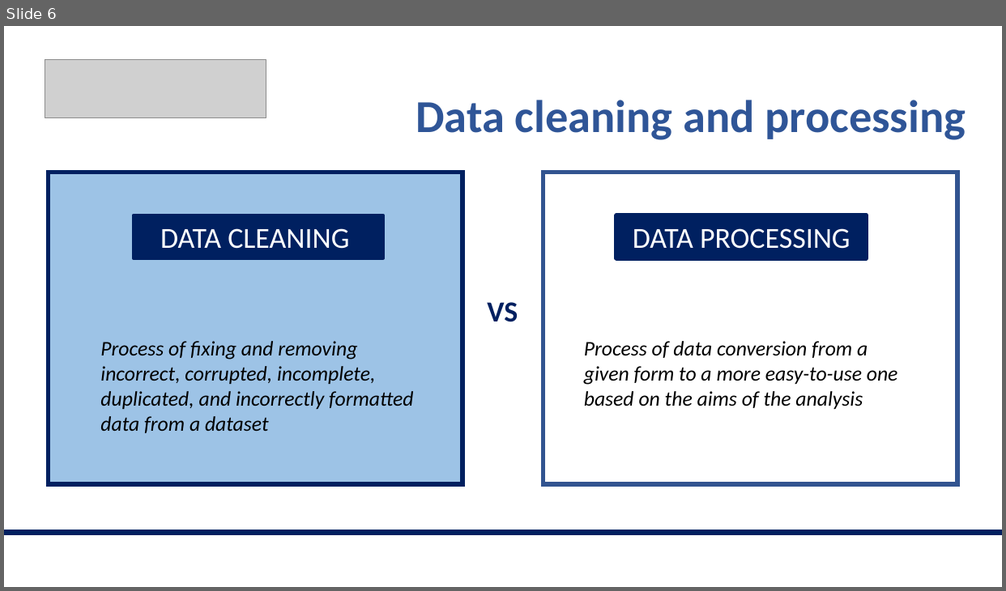
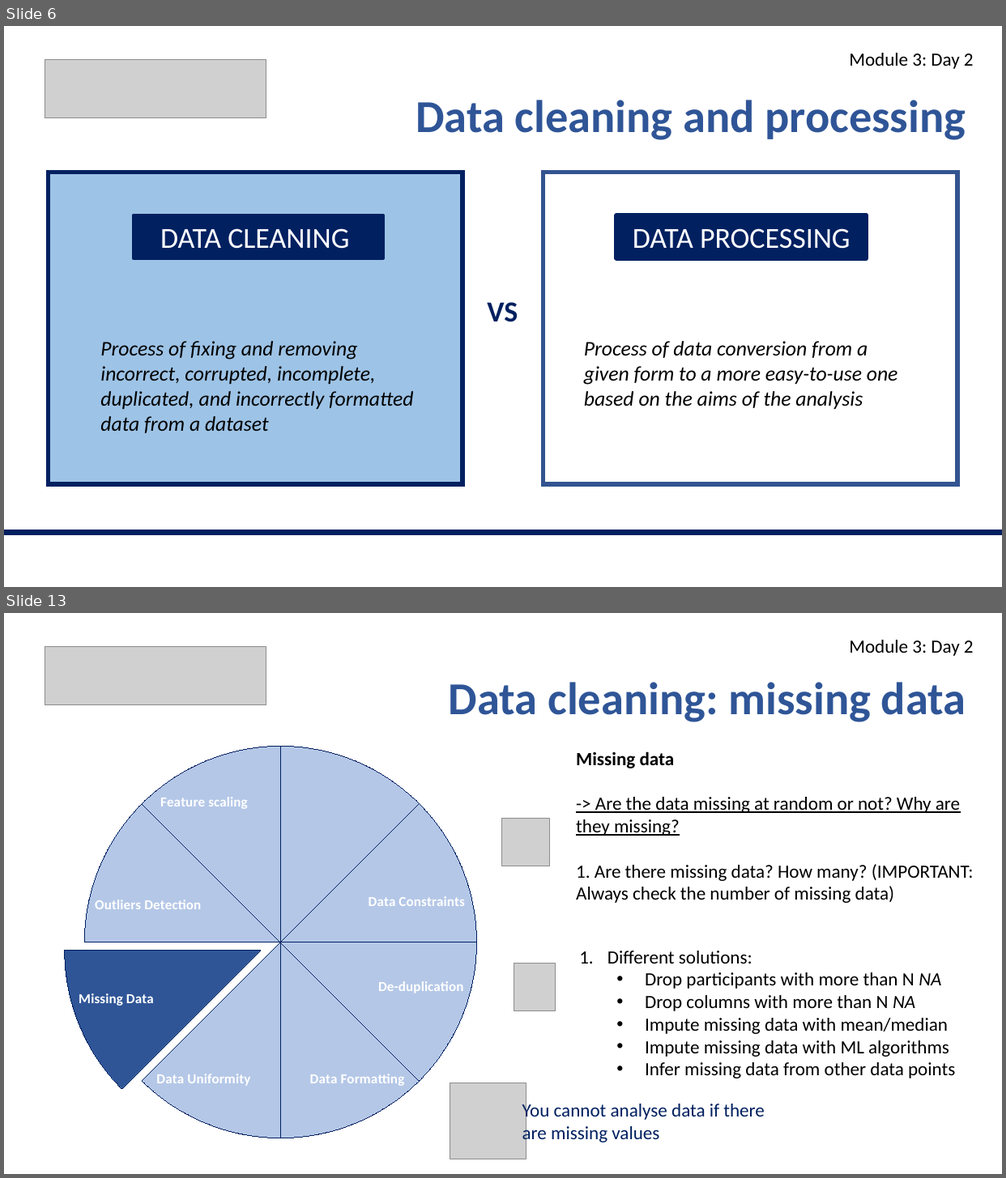
Before and after one commit to valegiunchiglia/2022-Module3-ImperialCollege, a slide deck: Day2/Day2.pptx. Shown one above the other, each under a label of ours: slide 6 before the commit, slides 6 and 13 after it; the slides between them are not shown. The pictures are 1006x591 and 1006x1178 pixels, drawn with LibreOffice and Linux fonts; fonts in the diff are those of the drawing; grey boxes stand for pictures. Boxes give left, top, right and bottom in pixels: in the first picture for what was removed or moved away, otherwise in the second. Text is boxed around its words. In the diff, an @@ line names an element or a change of style, - is before the commit and + after.

```diff
--- a/Day2/Day2.pptx
+++ b/Day2/Day2.pptx
@@ slide 13 added at (4,613,1002,1174), background #FFFFFF @@
@@ picture added at (45,647,266,705) @@
@@ text added at (849,640,974,656), 18 pt, text #000000 @@
+Module 3: Day 2
@@ text added at (449,682,966,722), 44 pt, text #2F5597, bold @@
+Data cleaning: missing data
@@ pie chart added at (4,693,637,1174) @@
+categories: Irrelevant data and data structure, Data Constraints, De-duplication, Data Formatting, Data Uniformity, Missing Data, Outliers Detection, Feature scaling
+Series 1: 12, 12, 12, 12, 12, 12, 12, 12, -
@@ text added at (576,797,974,903), 18 pt, text #000000 @@
+Missing data
+-> Are the data missing at random or not? Why are they missing?
+1. Are there missing data? How many? (IMPORTANT: Always check the number of missing data)
@@ picture added at (502,818,550,866) @@
@@ text added at (607,951,955,1079), 18 pt, text #000000 @@
+  1. Different solutions:
+    • Drop participants with more than N NA
+    • Drop columns with more than N NA
+    • Impute missing data with mean/median
+    • Impute missing data with ML algorithms
+    • Infer missing data from other data points
@@ picture added at (513,964,556,1012) @@
@@ picture added at (450,1083,526,1160) @@
@@ text added at (522,1101,765,1144), 18 pt, text #002060 @@
+You cannot analyse data if there are missing values
@@ slide 6 changed as well @@
@@ text added at (849,53,974,69), 18 pt, text #000000 @@
+Module 3: Day 2
```
Also in this commit, not shown: 6 other slides changed, 8 other slides added, 2 other files.
